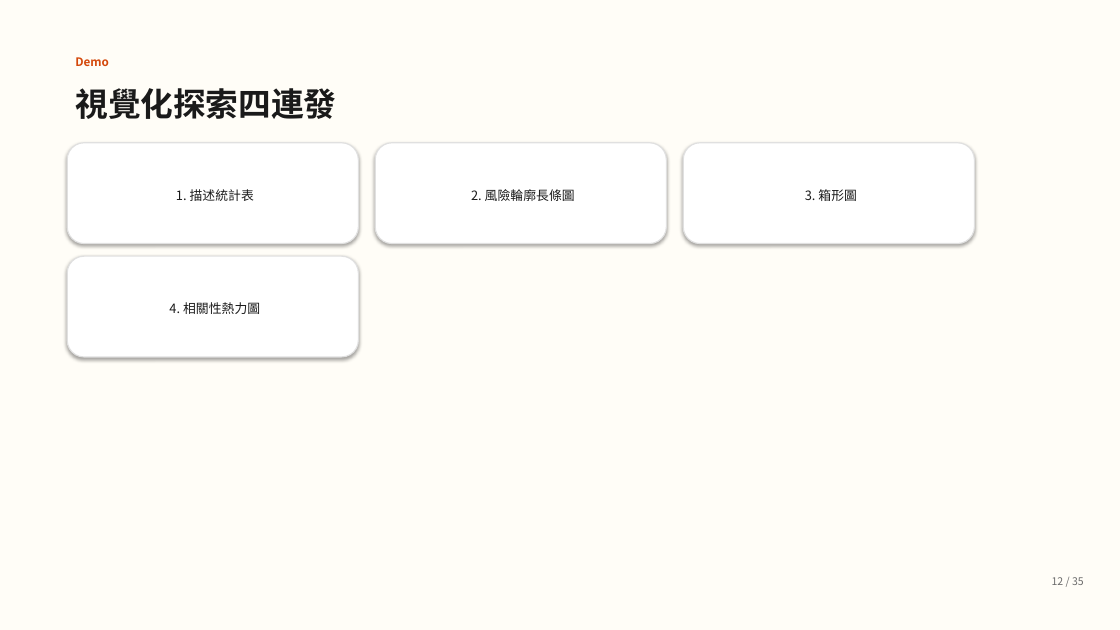
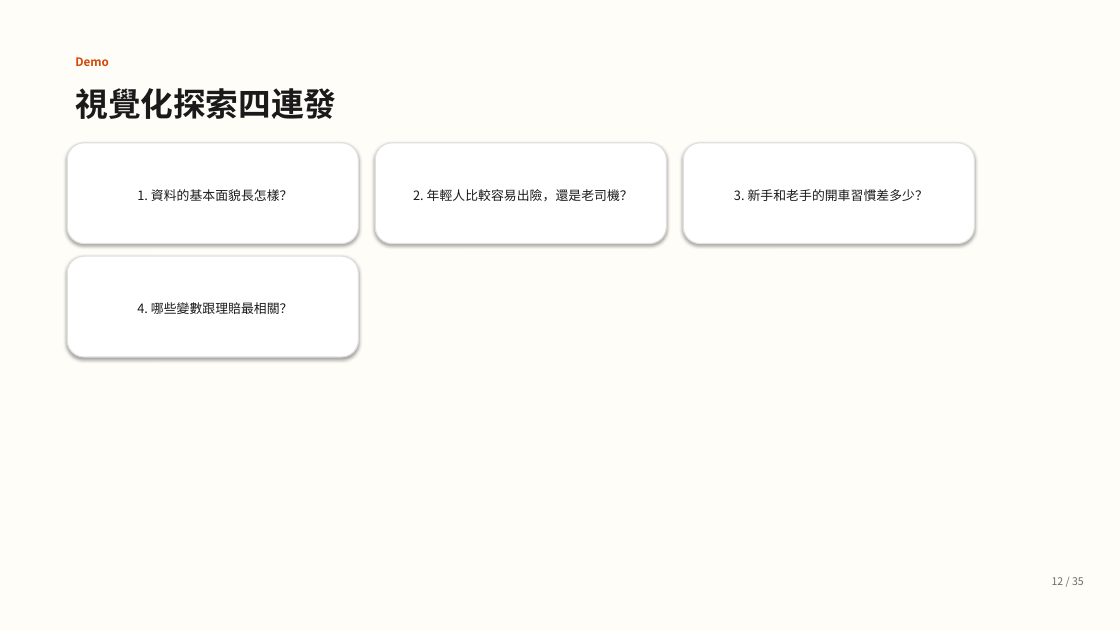
Before and after one commit to guanyuhoujeff/114-2-Data-Analysis-in-Casualty-Insurance-co-teaching, a slide deck: slide 13 of presentation_v2.pptx (slide 12 before the commit). Drawn at 1120x630 pixels with LibreOffice and Linux fonts; fonts in the diff are those of the drawing. Boxes give left, top, right and bottom in pixels: in the first picture for what was removed or moved away, otherwise in the second. Text is boxed around its words. In the diff, an @@ line names an element or a change of style, - is before the commit and + after.

```diff
--- a/presentation_v2.pptx
+++ b/presentation_v2.pptx
@@ text in rounded rectangle at [137,189,293,201]: text changed @@
-1. 描述統計表
+1. 資料的基本面貌長怎樣？
@@ text in rounded rectangle at [413,189,633,201]: text changed @@
-2. 風險輪廓長條圖
+2. 年輕人比較容易出險，還是老司機？
@@ text in rounded rectangle at [734,189,928,201]: text changed @@
-3. 箱形圖
+3. 新手和老手的開車習慣差多少？
@@ text in rounded rectangle at [137,302,293,314]: text changed @@
-4. 相關性熱力圖
+4. 哪些變數跟理賠最相關？
```
Also in this commit, not shown: 15 other slides changed, 6 slides added, 6 slides removed, 4 other files.
